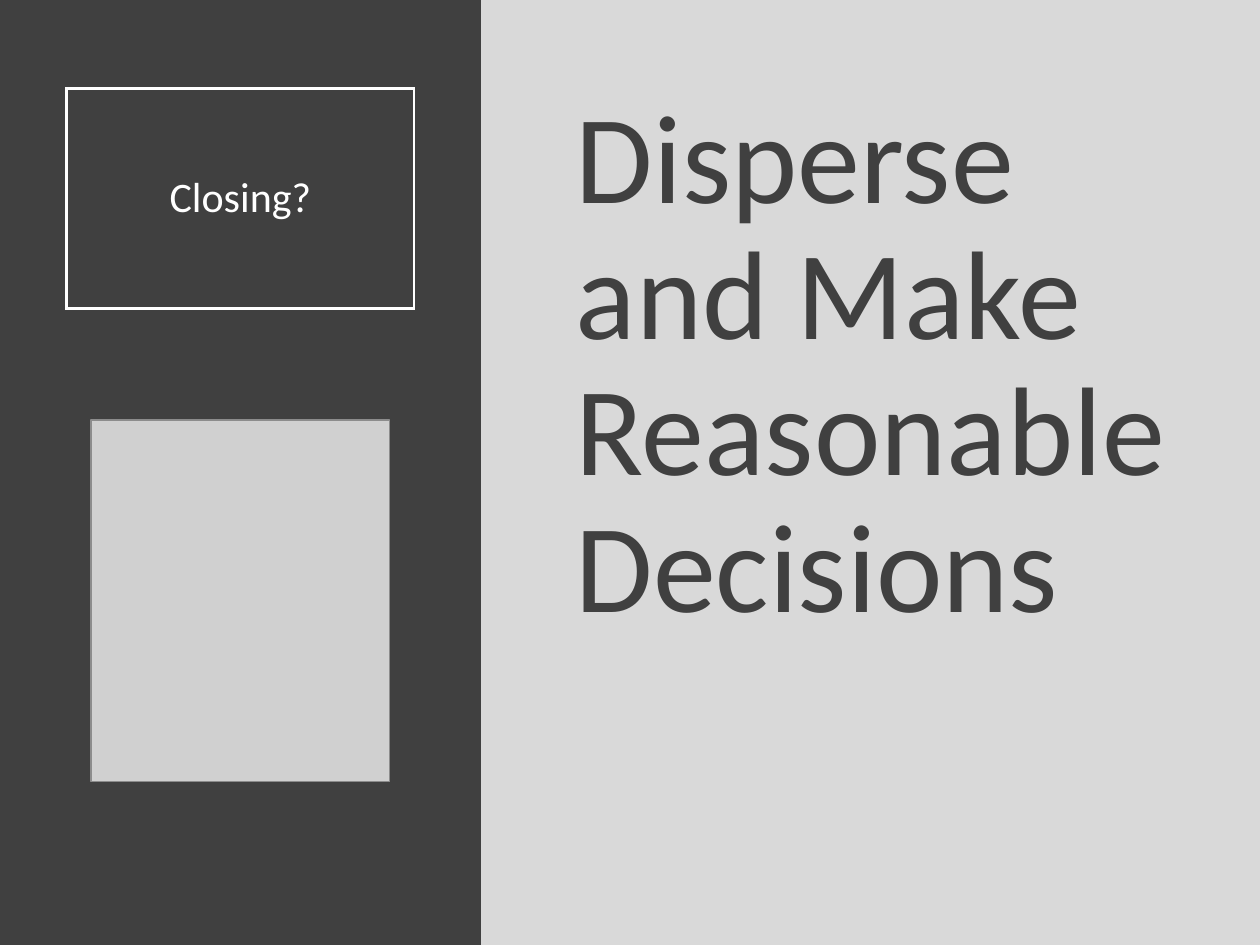
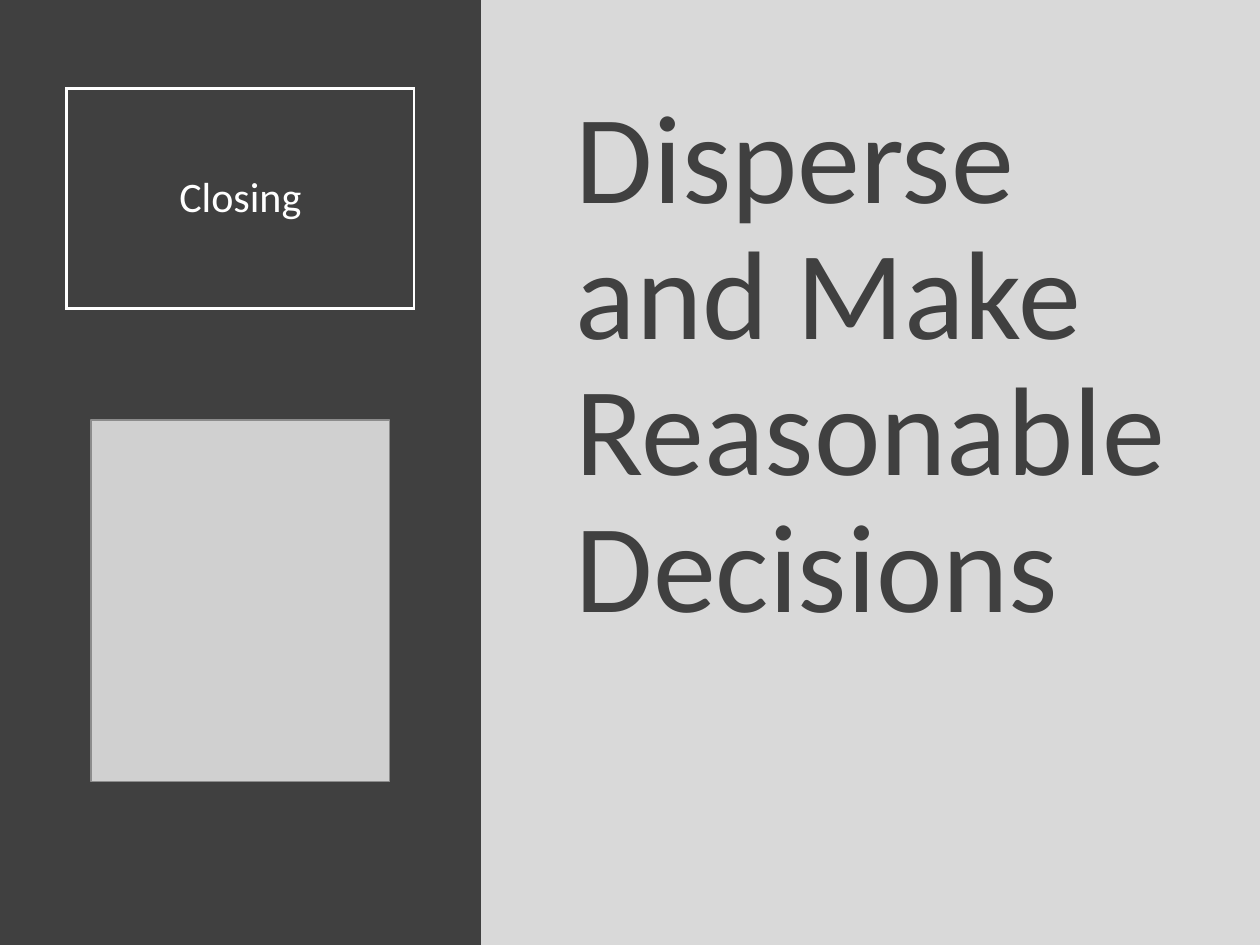
Before and after one commit to Yixf-Self/STOR320_WEBSITE, a slide deck: slide 15 of Lecture/Lecture 6/Lecture 6.pptx (slide 20 before the commit). Drawn at 1260x945 pixels with LibreOffice and Linux fonts; fonts in the diff are those of the drawing; grey boxes stand for pictures. Boxes give left, top, right and bottom in pixels: in the first picture for what was removed or moved away, otherwise in the second. Text is boxed around its words. In the diff, an @@ line names an element or a change of style, - is before the commit and + after.

```diff
--- a/Lecture/Lecture 6/Lecture 6.pptx
+++ b/Lecture/Lecture 6/Lecture 6.pptx
@@ title at bbox=[179, 183, 301, 219]: text changed @@
-Closing?
+Closing
```
Also in this commit, not shown: 5 slides removed, 19 other files.
